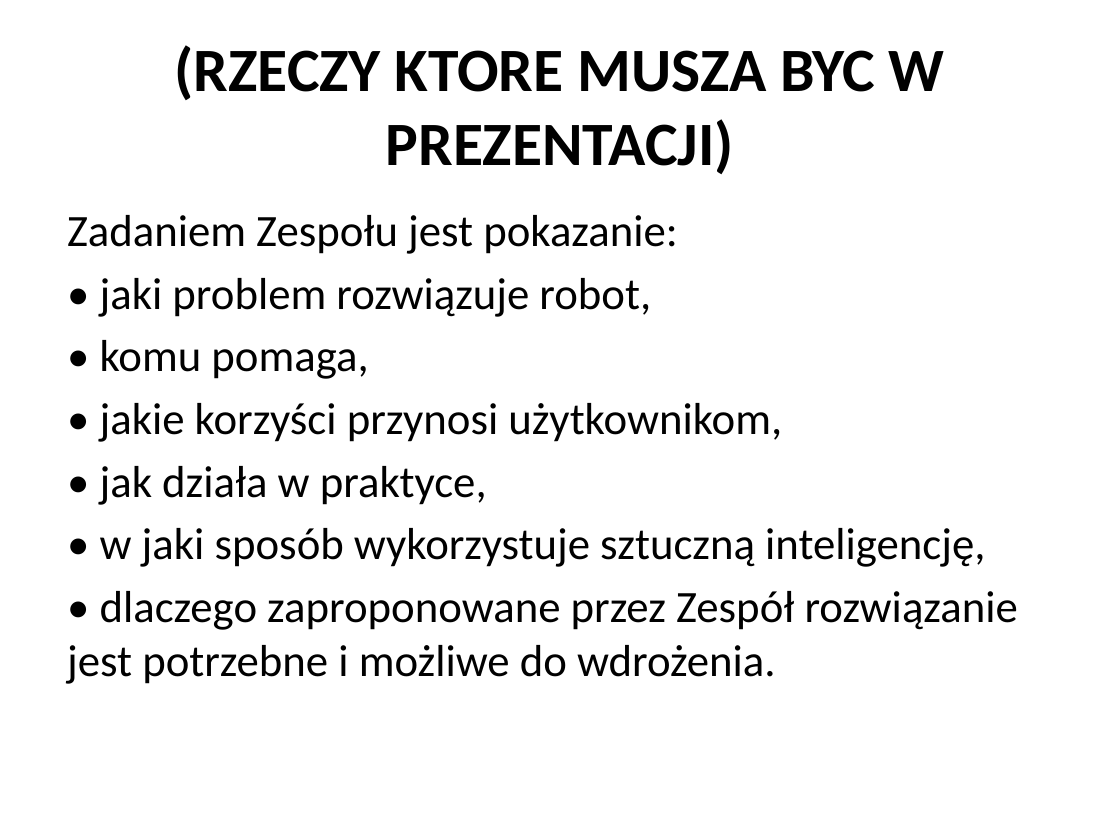
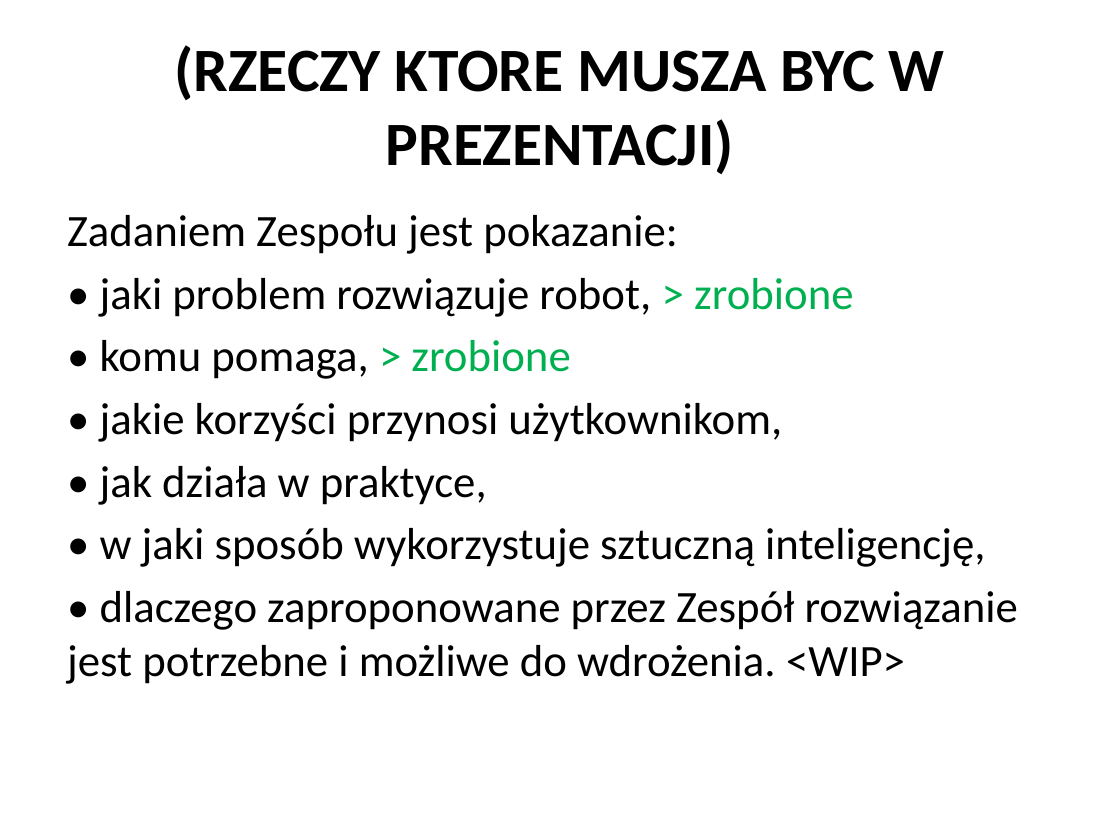
Before and after one commit to P0l15hC0w/Eco_Sorter, a slide deck: slide 2 of SegregacjaOdpadow.pptx. Drawn at 1120x840 pixels with LibreOffice and Linux fonts; fonts in the diff are those of the drawing. Boxes give left, top, right and bottom in pixels: in the first picture for what was removed or moved away, otherwise in the second. Text is boxed around its words. In the diff, an @@ line names an element or a change of style, - is before the commit and + after.

```diff
--- a/SegregacjaOdpadow.pptx
+++ b/SegregacjaOdpadow.pptx
@@ text at [100,278,853,379]: text changed @@
-• jaki problem rozwiązuje robot,
-• komu pomaga,
+• jaki problem rozwiązuje robot, > zrobione
+• komu pomaga, > zrobione
@@ text at [67,591,1018,684]: text changed @@
-• dlaczego zaproponowane przez Zespół rozwiązanie jest potrzebne i możliwe do wdrożenia.
+• dlaczego zaproponowane przez Zespół rozwiązanie jest potrzebne i możliwe do wdrożenia. <WIP>
```
Also in this commit, not shown: 3 slides added, 1 slide removed, 1 other file.
